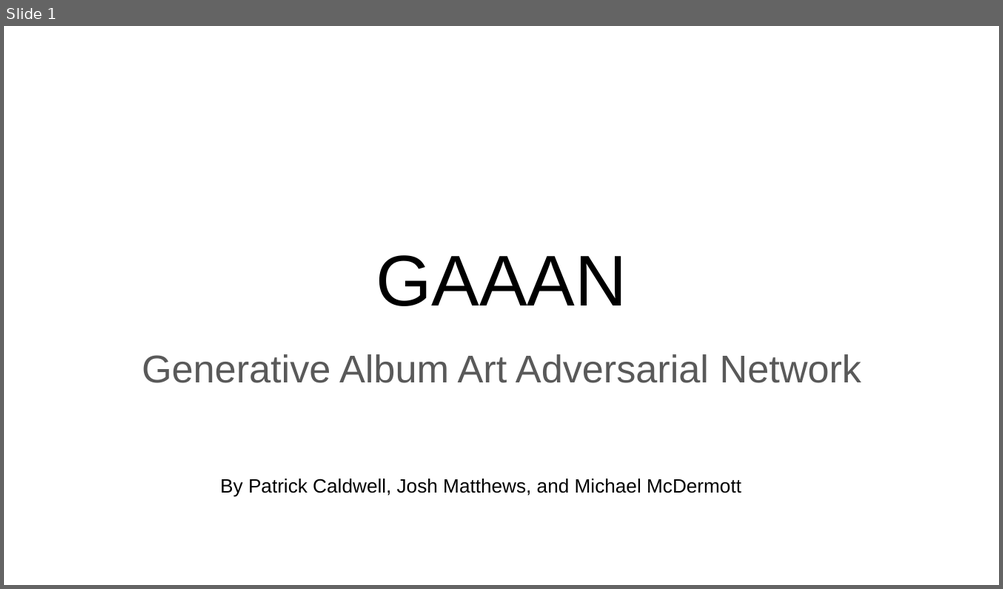
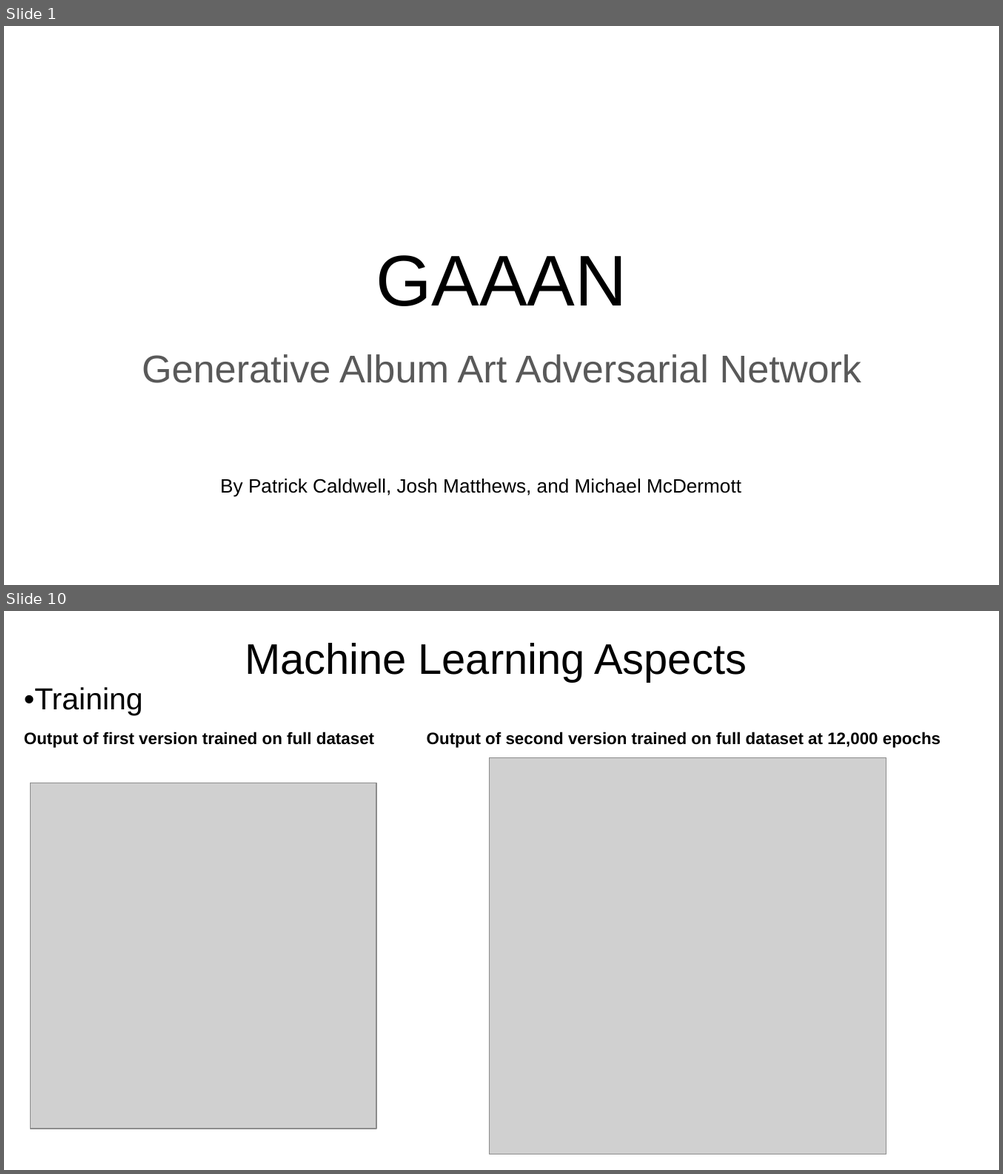
Before and after one commit to mmcdermott011/GAAAN, a slide deck: Deliverables/Final Presentation.pptx. Shown one above the other, each under a label of ours: slide 1 before the commit, slides 1 and 10 after it; the slides between them are not shown. The pictures are 1003x589 and 1003x1174 pixels, drawn with LibreOffice and Linux fonts; fonts in the diff are those of the drawing; grey boxes stand for pictures. Boxes give left, top, right and bottom in pixels: in the first picture for what was removed or moved away, otherwise in the second. Text is boxed around its words. In the diff, an @@ line names an element or a change of style, - is before the commit and + after.

```diff
--- a/Deliverables/Final Presentation.pptx
+++ b/Deliverables/Final Presentation.pptx
@@ slide 10 added at [4, 611, 999, 1170], background #FFFFFF @@
@@ title added at [244, 643, 746, 683], 31 pt, text #000000 @@
+Machine Learning Aspects
@@ text added at [24, 687, 940, 748], 12 pt, text #000000, bold @@
+•Training
+Output of first version trained on full dataset Output of second version trained on full dataset at 12,000 epochs
@@ picture added at [489, 758, 886, 1154] @@
@@ picture added at [31, 783, 377, 1129] @@
```
Also in this commit, not shown: 2 slides changed, 13 other slides added, 1 slide removed, 7 other files.
